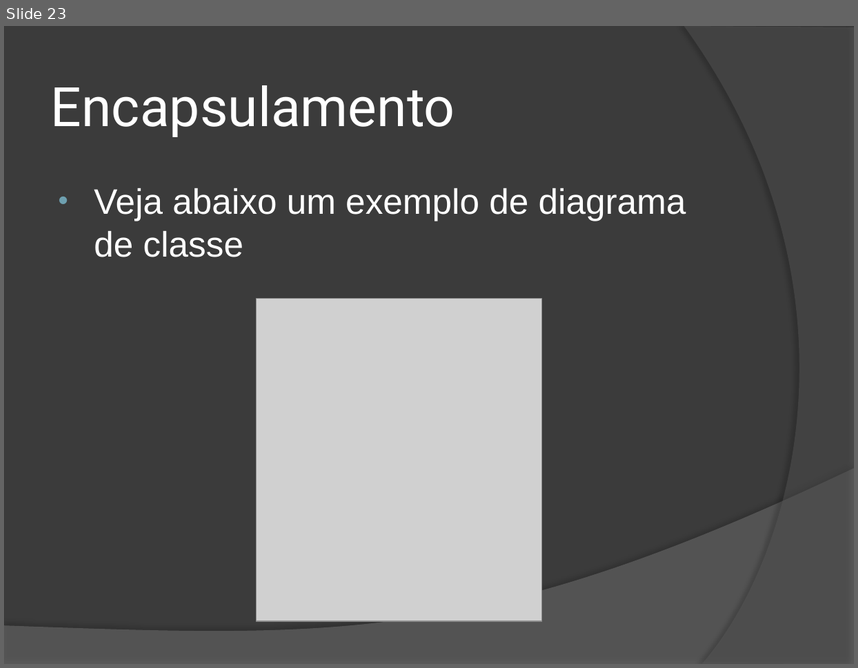
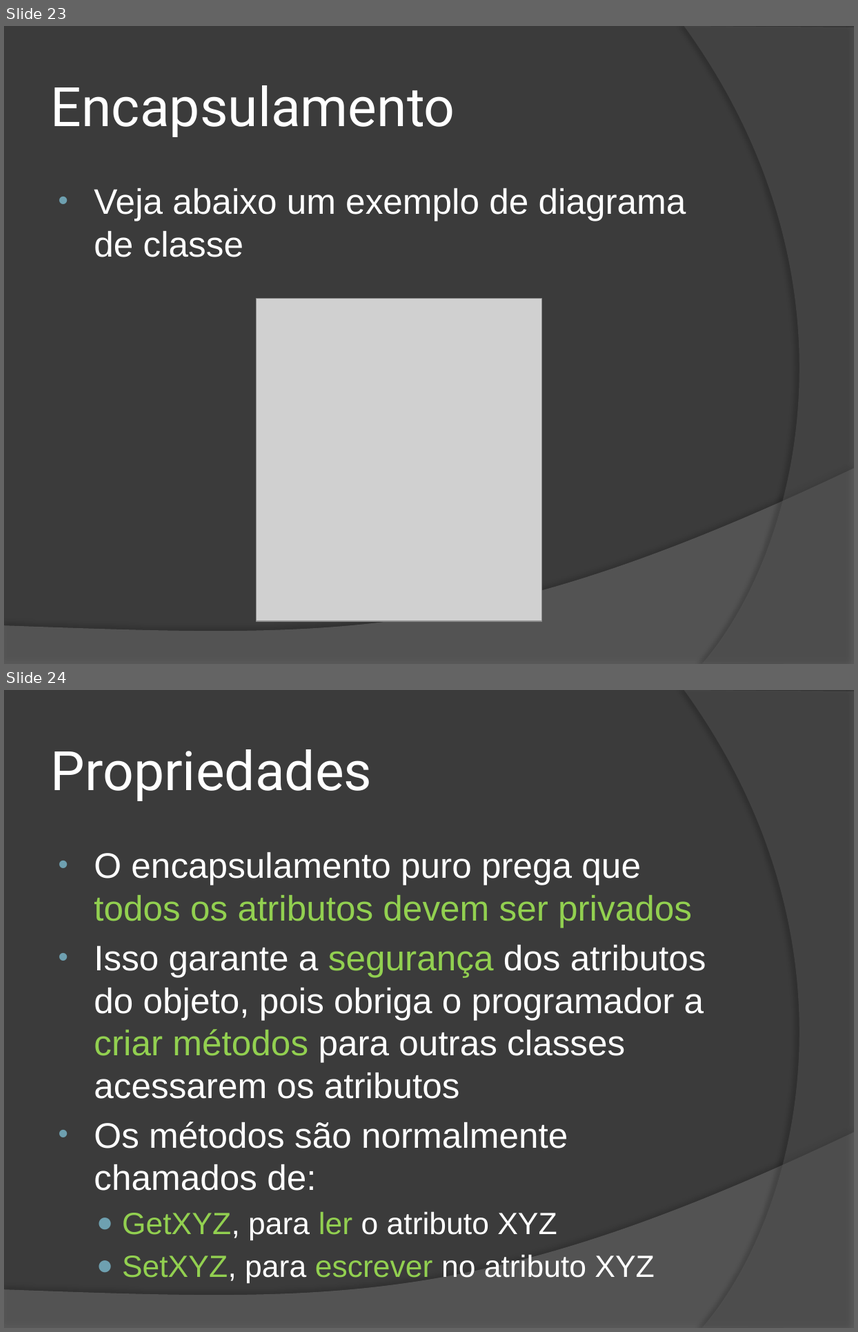
Before and after one commit to wind39/wind39.github.io, a slide deck: curso/modulo2capitulo1.pptx. Shown one above the other, each under a label of ours: slide 23 before the commit, slides 23 and 24 after it. The pictures are 858x668 and 858x1332 pixels, drawn with LibreOffice and Linux fonts; fonts in the diff are those of the drawing; grey boxes stand for pictures. Boxes give left, top, right and bottom in pixels: in the first picture for what was removed or moved away, otherwise in the second. Text is boxed around its words. In the diff, an @@ line names an element or a change of style, - is before the commit and + after.

```diff
--- a/curso/modulo2capitulo1.pptx
+++ b/curso/modulo2capitulo1.pptx
@@ slide 24 added at [4, 690, 854, 1328], background #3B3B3B; not listed: 2 template elements that a slide beside it also shows @@
@@ title added at [51, 749, 372, 801], 46 pt, text #FFFFFF @@
+Propriedades
@@ text added at [94, 852, 706, 1283], 30 pt, text #FFFFFF @@
+• O encapsulamento puro prega que todos os atributos devem ser privados
+• Isso garante a segurança dos atributos do objeto, pois obriga o programador a criar métodos para outras classes acessarem os atributos
+• Os métodos são normalmente chamados de:
+  ● GetXYZ, para ler o atributo XYZ
+  ● SetXYZ, para escrever no atributo XYZ
```
Also in this commit, not shown: 1 slide changed, 6 other slides added, 3 other files.
